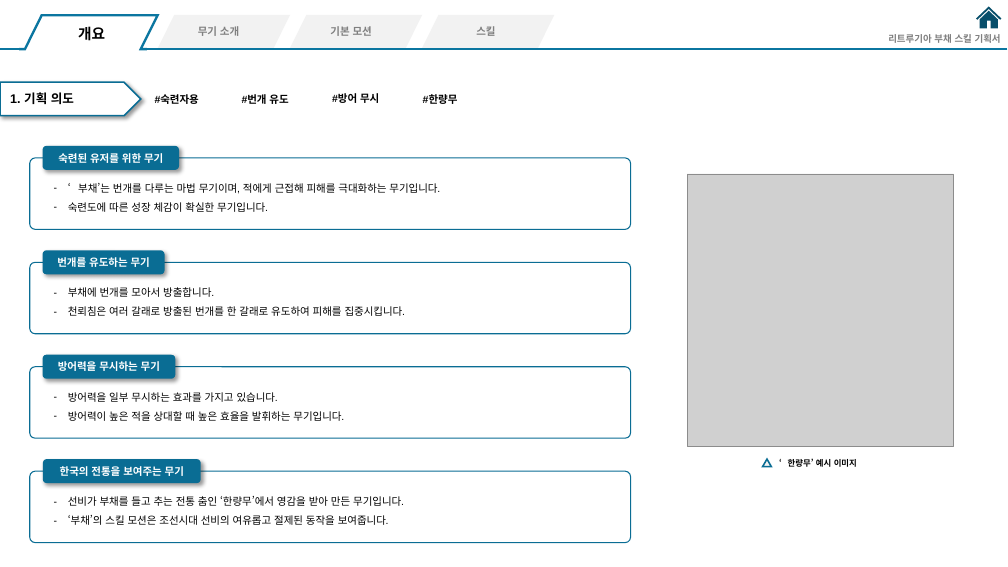
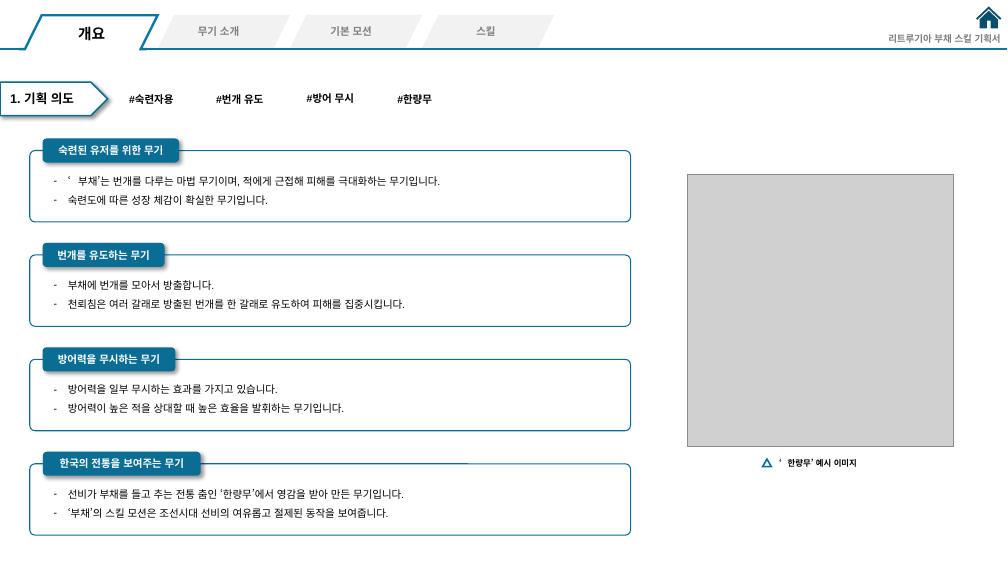
Before and after one commit to hjs0913/GameDesign, a slide deck: slide 3 of 액션&경영 RPG/스킬/리트루기아_부채스킬기획.pptx. Drawn at 1008x567 pixels with LibreOffice and Linux fonts; fonts in the diff are those of the drawing; grey boxes stand for pictures. Boxes give left, top, right and bottom in pixels: in the first picture for what was removed or moved away, otherwise in the second. Text is boxed around its words. In the diff, an @@ line names an element or a change of style, - is before the commit and + after.

Commit message:
무기 외형 및 이펙트 의도 설정

```diff
--- a/액션&경영 RPG/스킬/리트루기아_부채스킬기획.pptx
+++ b/액션&경영 RPG/스킬/리트루기아_부채스킬기획.pptx
@@ pentagon arrow resized from (x1=0, y1=82, x2=141, y2=116) to (x1=0, y1=82, x2=107, y2=116) @@
@@ 4 texts moved together from (x1=155, y1=93, x2=458, y2=106) to (x1=129, y1=93, x2=432, y2=106) @@
@@ 4 rounded rectangles, 3 texts moved together from (x1=29, y1=183, x2=631, y2=542) to (x1=29, y1=176, x2=631, y2=535) @@
@@ 4 rounded rectangles, 1 text moved together from (x1=29, y1=146, x2=631, y2=438) to (x1=29, y1=138, x2=631, y2=430) @@
```
Also in this commit, not shown: 3 other slides changed, 1 other file.
